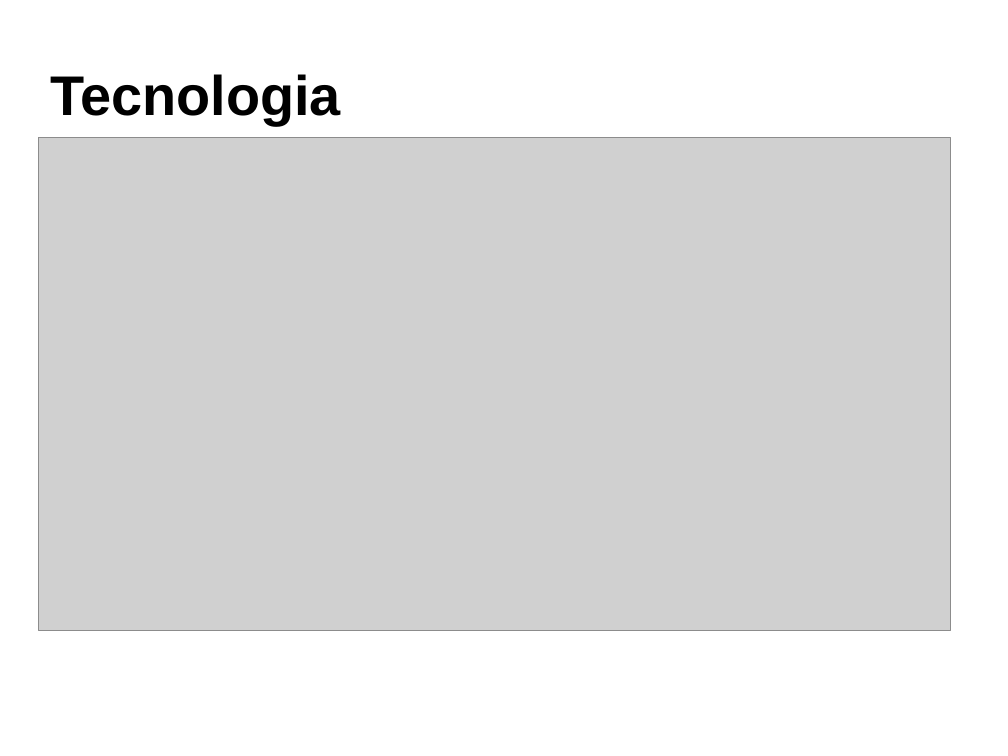
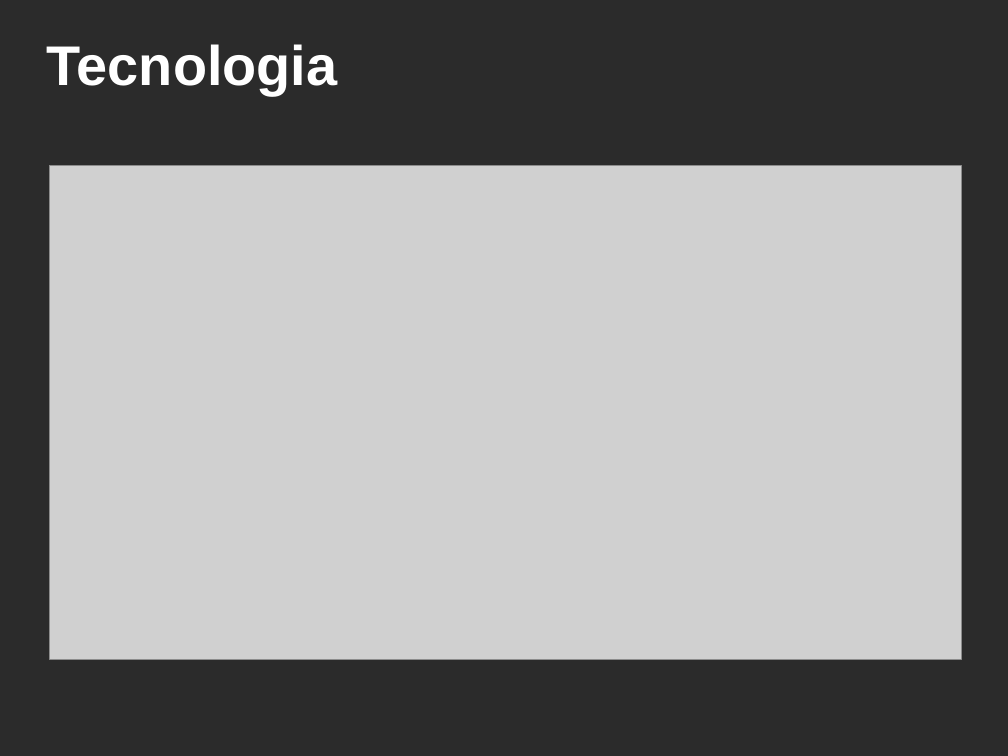
Before and after one commit to brunobuss/lojasim, a slide deck: slide 11 of docs/Apresentação_SO.odp. Drawn at 1008x756 pixels with LibreOffice and Linux fonts; fonts in the diff are those of the drawing; grey boxes stand for pictures; background and template pictures are left out; a plain dark background stands for a picture behind light text. Boxes give left, top, right and bottom in pixels: in the first picture for what was removed or moved away, otherwise in the second. Text is boxed around its words. In the diff, an @@ line names an element or a change of style, - is before the commit and + after.

```diff
--- a/docs/Apresentação_SO.odp
+++ b/docs/Apresentação_SO.odp
@@ background #FFFFFF to picture (left out) @@
@@ title "Tecnologia": place and size @@
-title "Tecnologia" at <box>50,74,340,125</box>
+title "Tecnologia" at <box>47,44,337,95</box>
@@ title "Tecnologia" at <box>47,44,337,95</box>: text colour #000000 to #FFFFFF @@
@@ picture: place and size @@
-picture at <box>38,137,950,631</box>
+picture at <box>49,166,961,659</box>
```
Also in this commit, not shown: 13 other slides changed, 1 other file.
